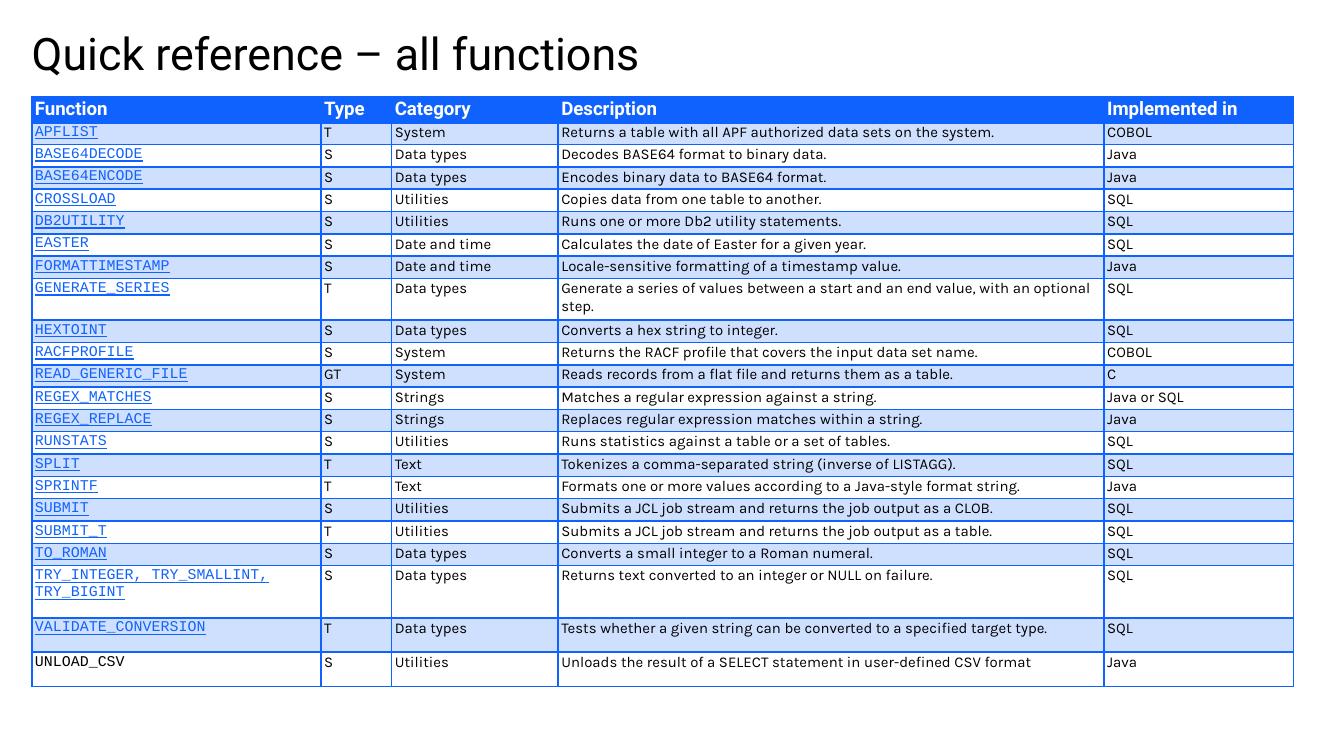
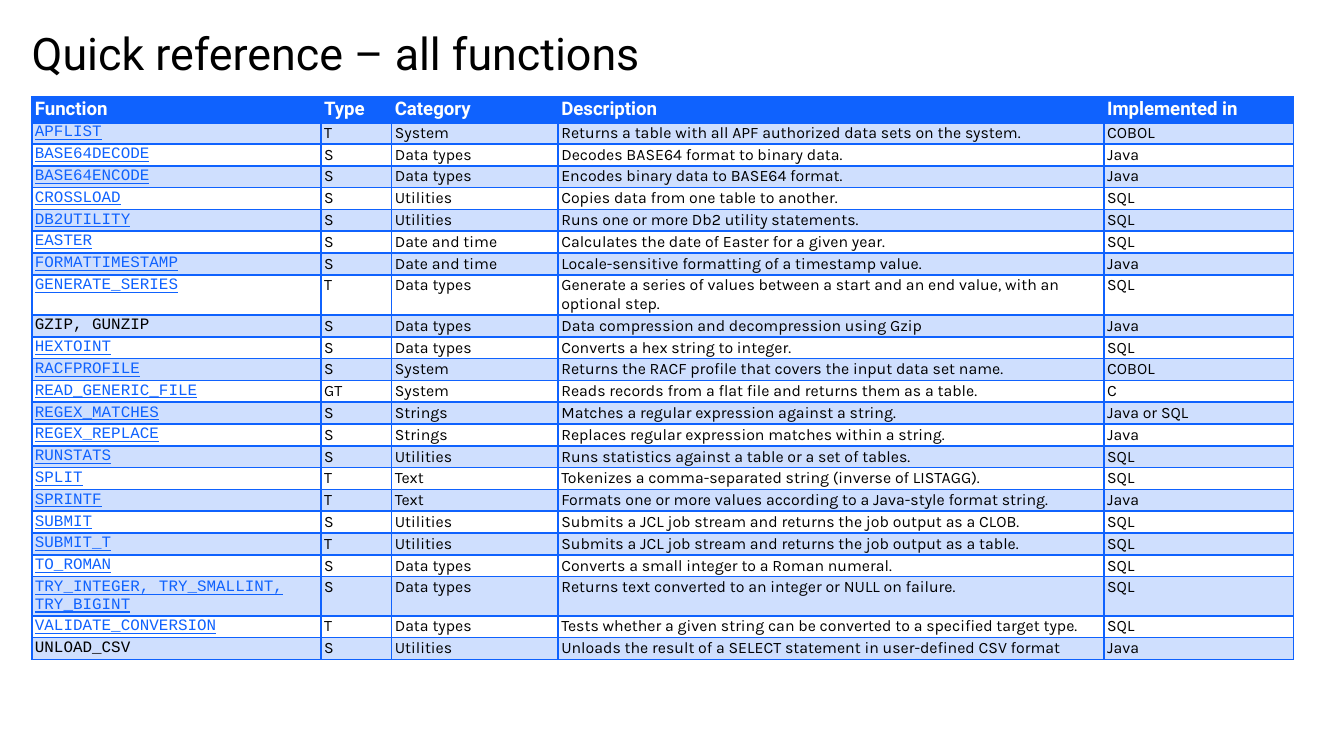
Before and after one commit to de103252/Db2_Routines, a slide deck: slide 34 of Db2 Routines Presentation.pptx. Drawn at 1344x756 pixels with LibreOffice and Linux fonts; fonts in the diff are those of the drawing; background and template pictures are left out. Boxes give left, top, right and bottom in pixels: in the first picture for what was removed or moved away, otherwise in the second. Text is boxed around its words. In the diff, an @@ line names an element or a change of style, - is before the commit and + after.

Commit message:
docs: refactor GZIP/GUNZIP from stored procedures to scalar functions

```diff
--- a/Db2 Routines Presentation.pptx
+++ b/Db2 Routines Presentation.pptx
@@ table at (x1=32, y1=97, x2=1294, y2=672) @@
+row 10: GZIP, GUNZIP | S | Data types | Data compression and decompression using Gzip | Java
```
Also in this commit, not shown: 1 other file.
